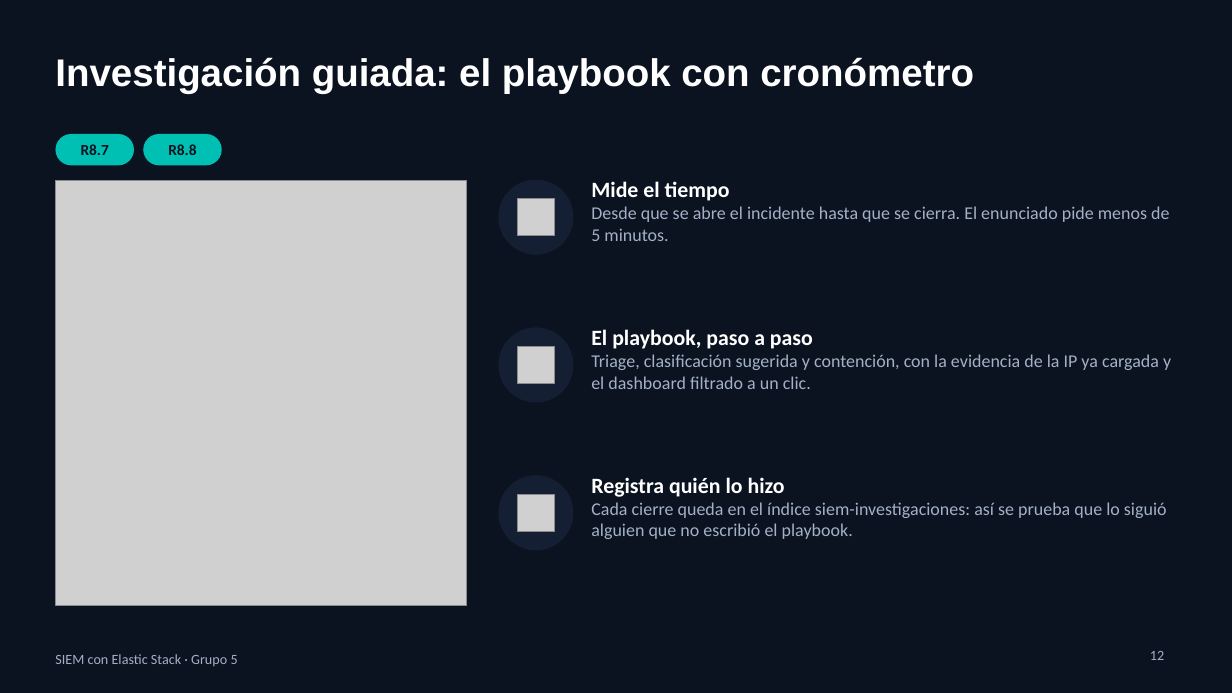
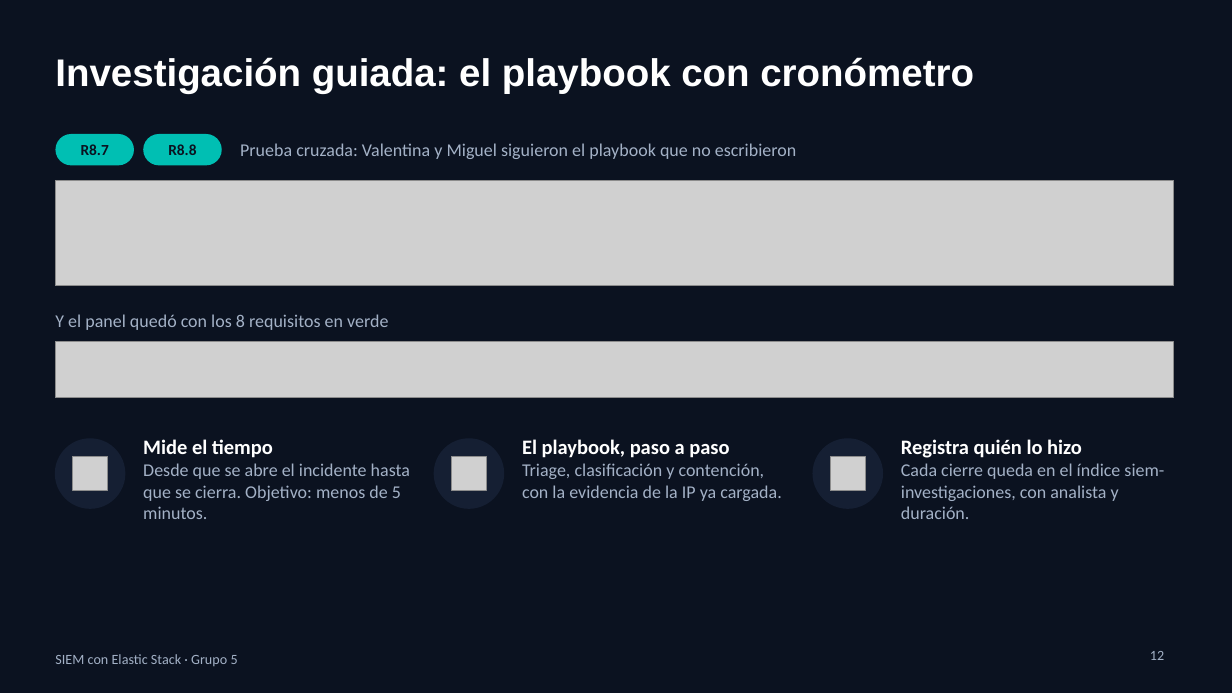
Before and after one commit to ballesterossmartsolutionssas/siem-elastic-grupo5, a slide deck: slide 12 of diapositivas/SIEM-Grupo5.pptx. Drawn at 1232x693 pixels with LibreOffice and Linux fonts; fonts in the diff are those of the drawing; grey boxes stand for pictures. Boxes give left, top, right and bottom in pixels: in the first picture for what was removed or moved away, otherwise in the second. Text is boxed around its words. In the diff, an @@ line names an element or a change of style, - is before the commit and + after.

```diff
--- a/diapositivas/SIEM-Grupo5.pptx
+++ b/diapositivas/SIEM-Grupo5.pptx
@@ text added at (240,143,796,159), 14 pt, text #A3B1C6 @@
+Prueba cruzada: Valentina y Miguel siguieron el playbook que no escribieron
@@ picture removed at (55,180,466,605) @@
@@ picture added at (55,180,1174,286) @@
@@ text added at (55,314,388,330), 14 pt, text #A3B1C6 @@
+Y el panel quedó con los 8 requisitos en verde
@@ picture added at (55,342,1174,397) @@
@@ ellipse: place and size @@
-ellipse at (499,328,573,402)
+ellipse at (55,439,125,508)
@@ text at (143,439,273,458): size 17 to 16 pt in "Mide el tiempo" @@
@@ text "Mide el tiempo": place and size @@
-text "Mide el tiempo" at (591,181,1169,241)
+text "Mide el tiempo" at (143,439,410,519)
@@ ellipse: place and size @@
-ellipse at (499,476,573,550)
+ellipse at (434,439,504,508)
@@ text at (522,439,729,458): size 17 to 16 pt in "El playbook, paso a paso" @@
@@ text "El playbook, paso a paso": place and size @@
-text "El playbook, paso a paso" at (591,329,1171,389)
+text "El playbook, paso a paso" at (522,439,781,501)
@@ ellipse: place and size @@
-ellipse at (499,180,573,254)
+ellipse at (813,439,883,508)
@@ text at (901,439,1082,458): size 17 to 16 pt in "Registra quién lo hizo" @@
@@ text "Registra quién lo hizo": place and size @@
-text "Registra quién lo hizo" at (591,477,1167,539)
+text "Registra quién lo hizo" at (901,439,1164,519)
@@ picture: place and size @@
-picture at (518,199,555,236)
+picture at (73,457,108,492)
@@ text at (143,463,410,519): text changed @@
-Desde que se abre el incidente hasta que se cierra. El enunciado pide menos de 5 minutos.
+Desde que se abre el incidente hasta que se cierra. Objetivo: menos de 5 minutos.
@@ picture: place and size @@
-picture at (518,347,555,384)
+picture at (452,457,487,492)
@@ text at (522,463,781,501): text changed @@
-Triage, clasificación sugerida y contención, con la evidencia de la IP ya cargada y el dashboard filtrado a un clic.
+Triage, clasificación y contención, con la evidencia de la IP ya cargada.
@@ picture: place and size @@
-picture at (518,494,555,531)
+picture at (831,457,866,492)
@@ text at (901,463,1164,519): text changed @@
-Cada cierre queda en el índice siem-investigaciones: así se prueba que lo siguió alguien que no escribió el playbook.
+Cada cierre queda en el índice siem-investigaciones, con analista y duración.
```
Also in this commit, not shown: 1 other file.
